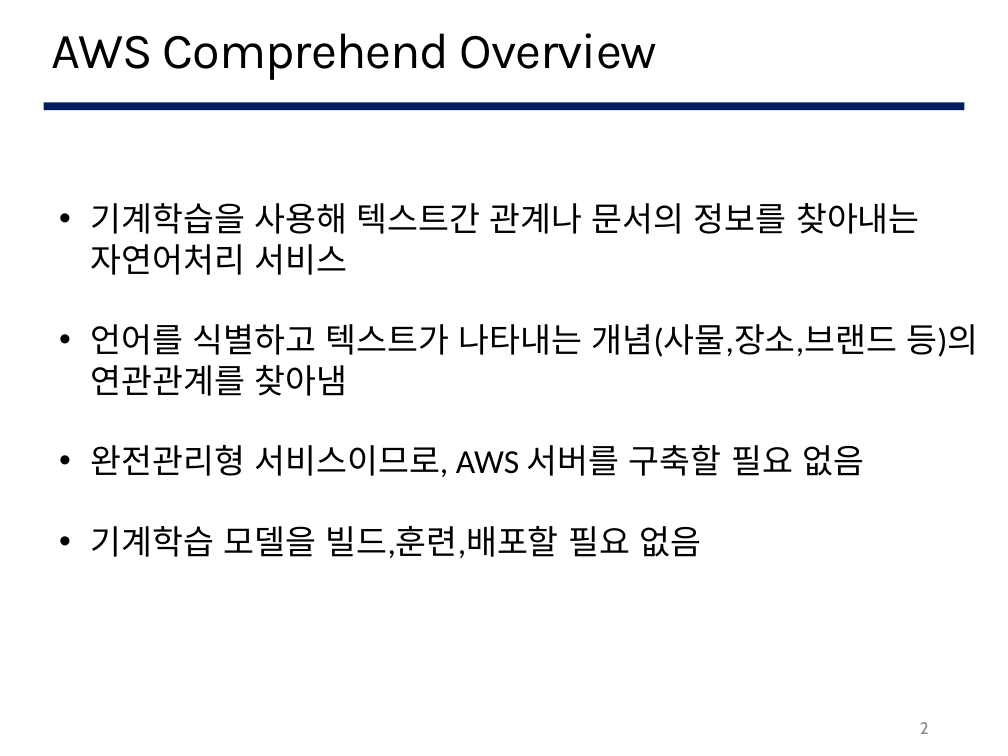
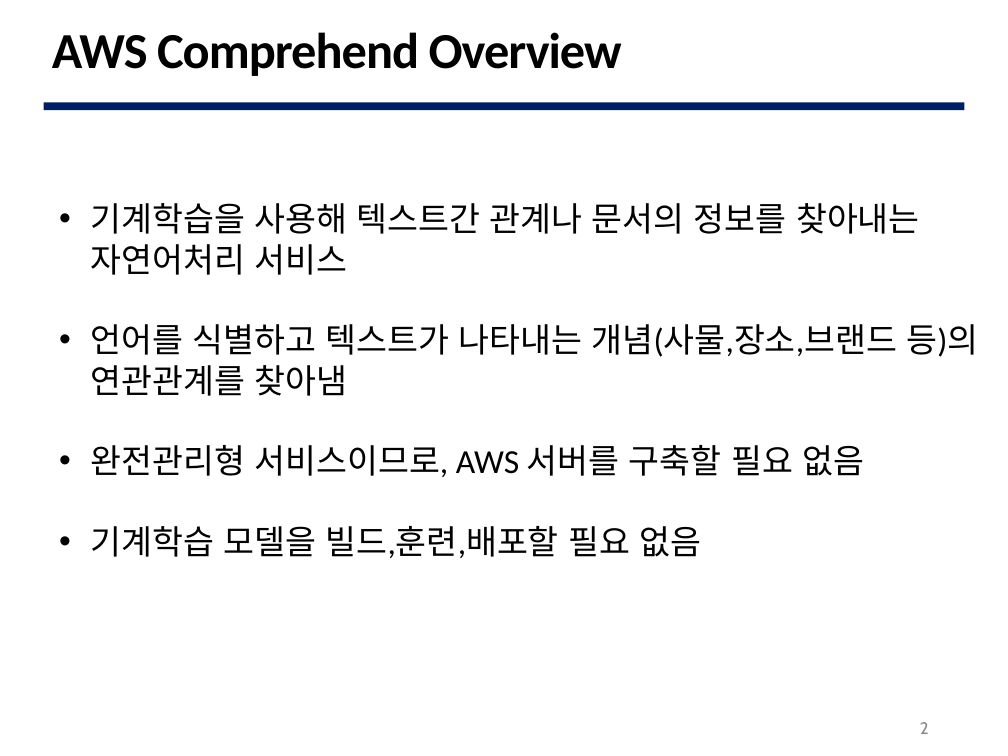
Before and after one commit to lee95292/AWS_Comprehend_onUse, a slide deck: slide 3 of slides/AWS_Comprehend.pptx. Drawn at 1008x756 pixels with LibreOffice and Linux fonts; fonts in the diff are those of the drawing; background and template pictures are left out. Boxes give left, top, right and bottom in pixels: in the first picture for what was removed or moved away, otherwise in the second. Text is boxed around its words. In the diff, an @@ line names an element or a change of style, - is before the commit and + after.

Commit message:
comprehend slides update

```diff
--- a/slides/AWS_Comprehend.pptx
+++ b/slides/AWS_Comprehend.pptx
@@ title "AWS Comprehend Overview" at (52,32,622,76): font Karla to Calibri, bold on @@
```
Also in this commit, not shown: 31 other slides changed, 1 slide added.
